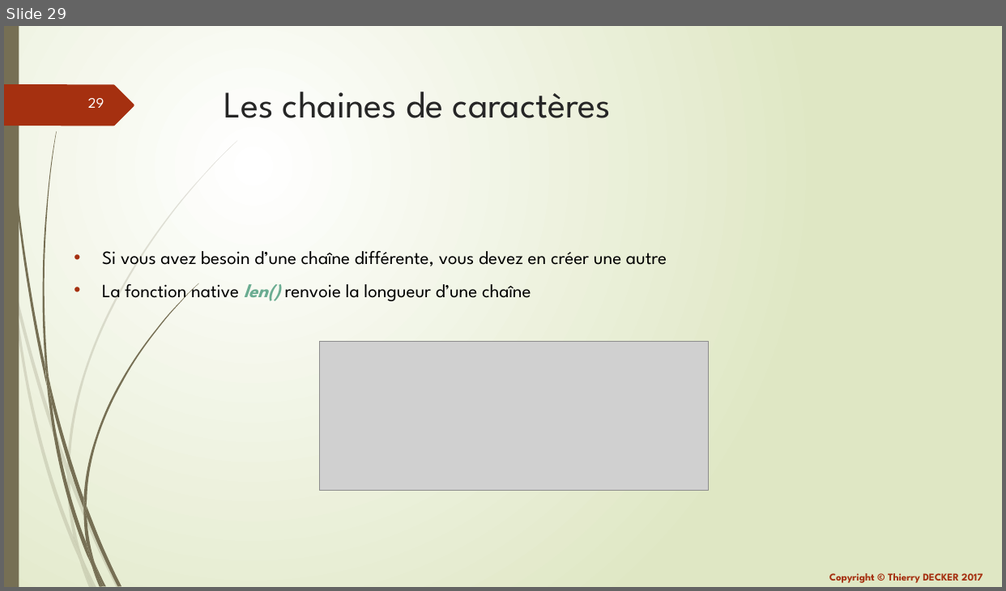
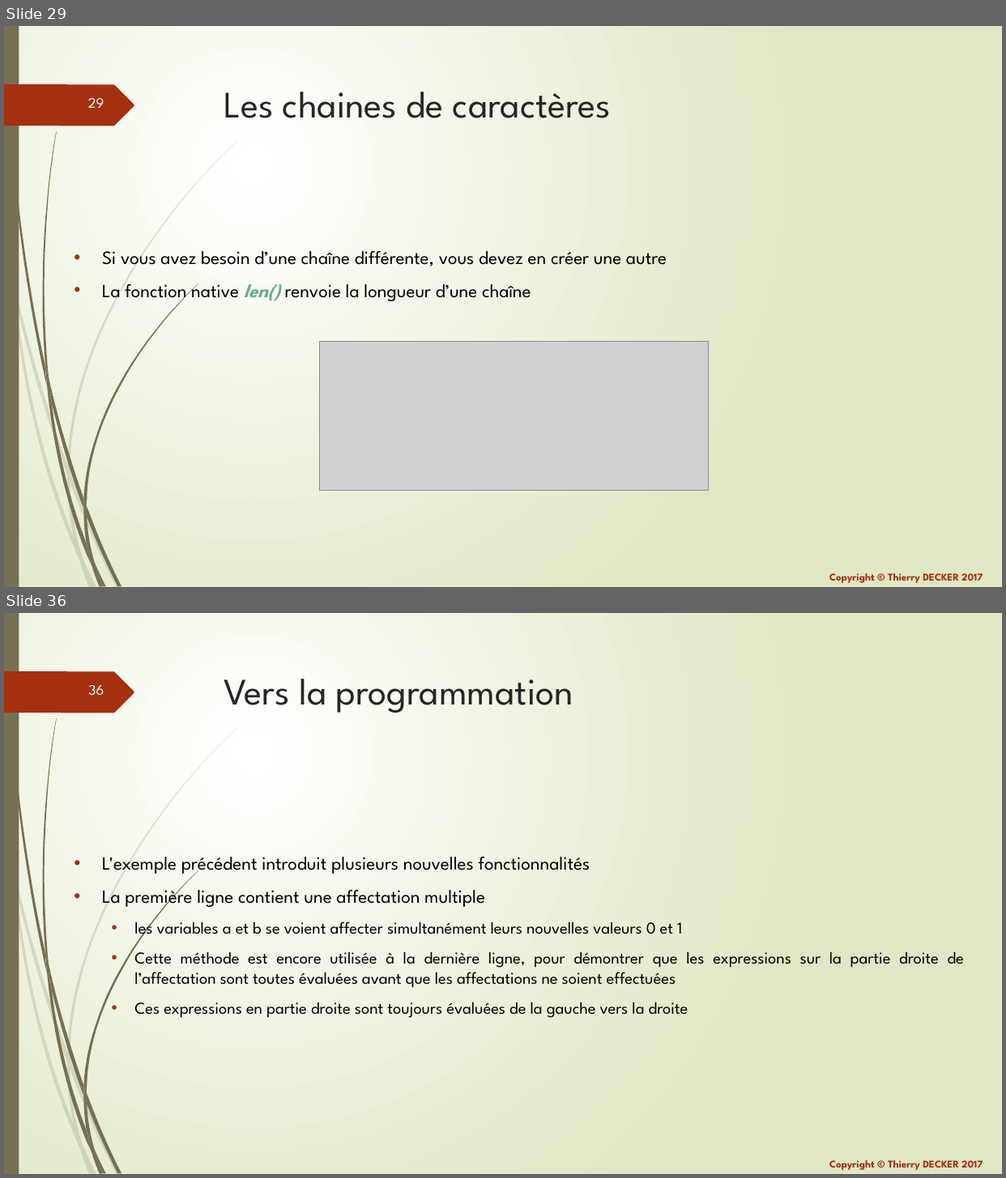
Before and after one commit to VikmanTheRacoon/learning-python, a slide deck: documentations/learning-python.pptx. Shown one above the other, each under a label of ours: slide 29 before the commit, slides 29 and 36 after it; the slides between them are not shown. The pictures are 1006x591 and 1006x1178 pixels, drawn with LibreOffice and Linux fonts; fonts in the diff are those of the drawing; grey boxes stand for pictures; background and template pictures are left out. Boxes give left, top, right and bottom in pixels: in the first picture for what was removed or moved away, otherwise in the second. Text is boxed around its words. In the diff, an @@ line names an element or a change of style, - is before the commit and + after.

```diff
--- a/documentations/learning-python.pptx
+++ b/documentations/learning-python.pptx
@@ slide 36 added at (4,613,1002,1174), background gradient #FFFFFF to #DFE8C4; not listed: 26 template elements that a slide beside it also shows @@
@@ title added at (224,679,573,713), 36 pt, text #262626 @@
+Vers la programmation
@@ text added at (102,857,964,1018), 16 pt, text #000000 @@
+• L'exemple précédent introduit plusieurs nouvelles fonctionnalités
+• La première ligne contient une affectation multiple
+  • les variables a et b se voient affecter simultanément leurs nouvelles valeurs 0 et 1
+  • Cette méthode est encore utilisée à la dernière ligne, pour démontrer que les expressions sur la partie droite de l’affectation sont toutes évaluées avant que les affectations ne soient effectuées
+  • Ces expressions en partie droite sont toujours évaluées de la gauche vers la droite
```
Also in this commit, not shown: 2 slides changed, 10 other slides added, 1 other file.
